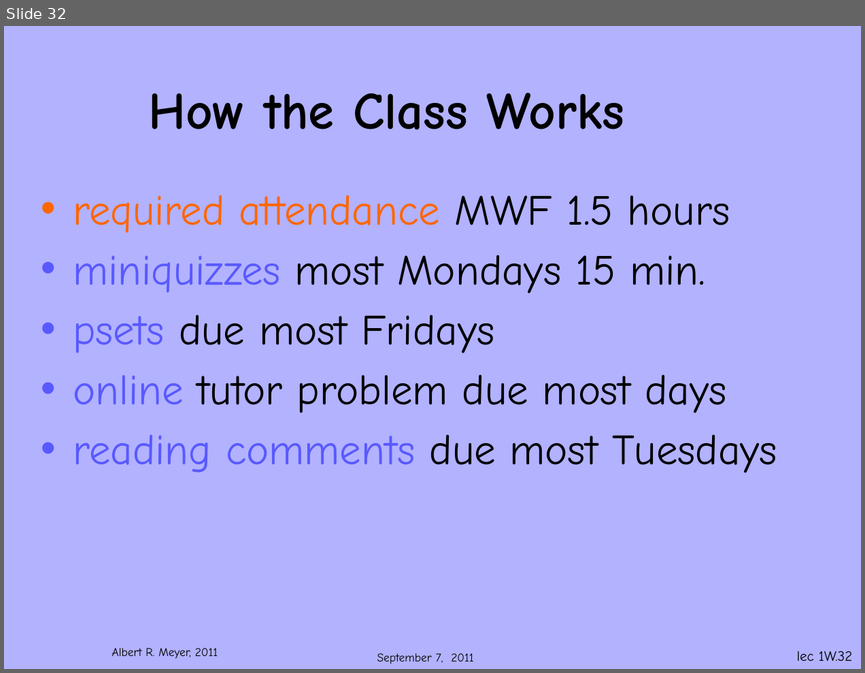
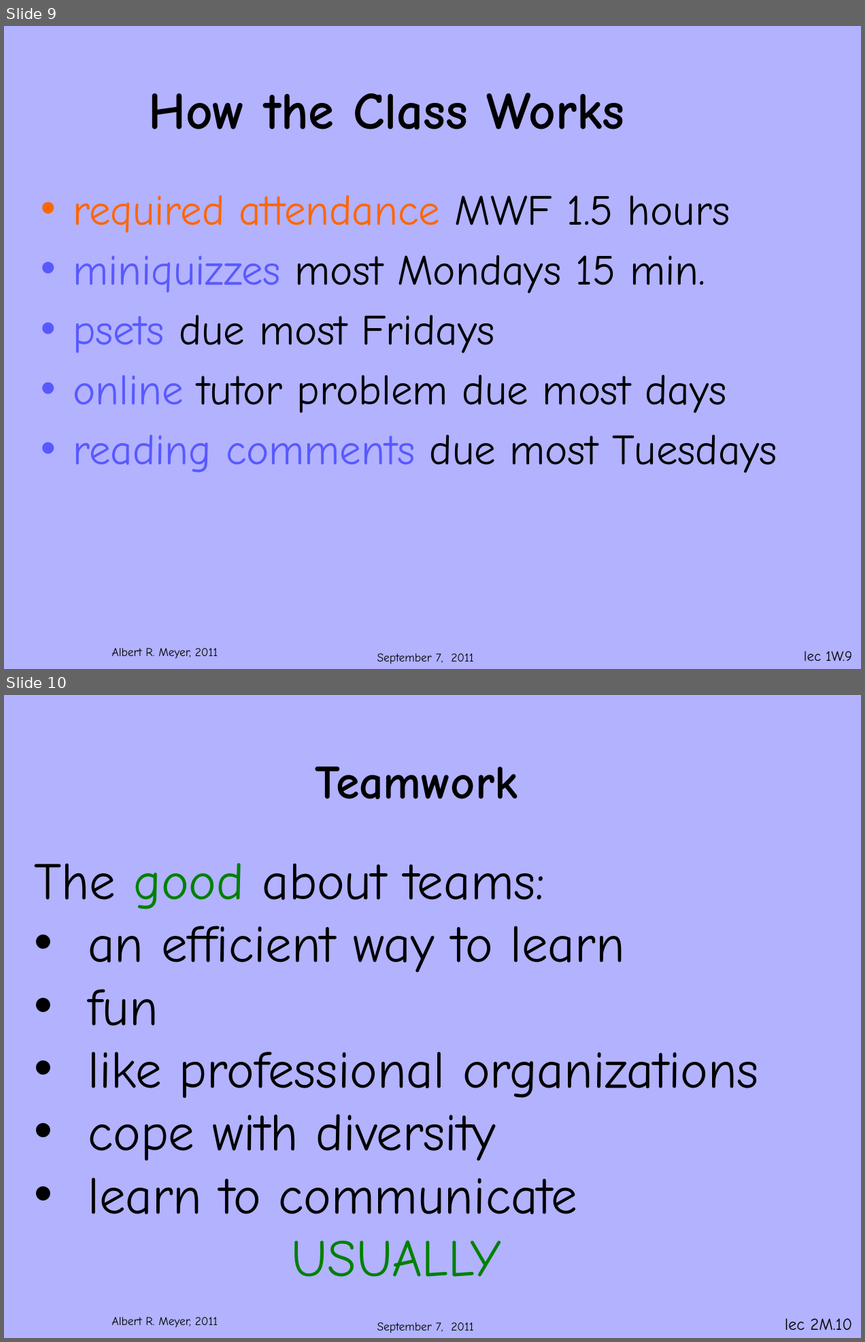
Before and after one commit to armeyer/mcs_web, a slide deck: fall11/slidesF11/slides1w.pptx. Shown one above the other, each under a label of ours: slide 32 before the commit, slides 9 and 10 after it. The pictures are 865x673 and 865x1342 pixels, drawn with LibreOffice and Linux fonts; fonts in the diff are those of the drawing; background and template pictures are left out. Boxes give left, top, right and bottom in pixels: in the first picture for what was removed or moved away, otherwise in the second. Text is boxed around its words. In the diff, an @@ line names an element or a change of style, - is before the commit and + after.

```diff
--- a/fall11/slidesF11/slides1w.pptx
+++ b/fall11/slidesF11/slides1w.pptx
@@ slide 10 added at [4,695,861,1338], background #B2B2FF; not listed: 2 template elements that a slide beside it also shows @@
@@ title added at [315,766,517,799], 40 pt, text #000000, bold @@
+Teamwork
@@ text added at [34,863,759,1276], 44 pt, text #000000 @@
+The good about teams:
+• an efficient way to learn
+• fun
+• like professional organizations
+• cope with diversity
+• learn to communicate
+USUALLY
@@ page number added at [785,1318,852,1329], 14 pt, text #000000 @@
+lec 2M.10
@@ what was slide 32 is now slide 9 @@
@@ page number at [804,651,852,660]: text changed @@
-lec 1W.32
+lec 1W.9
```
Also in this commit, not shown: 2 other slides added, 2 other files.
